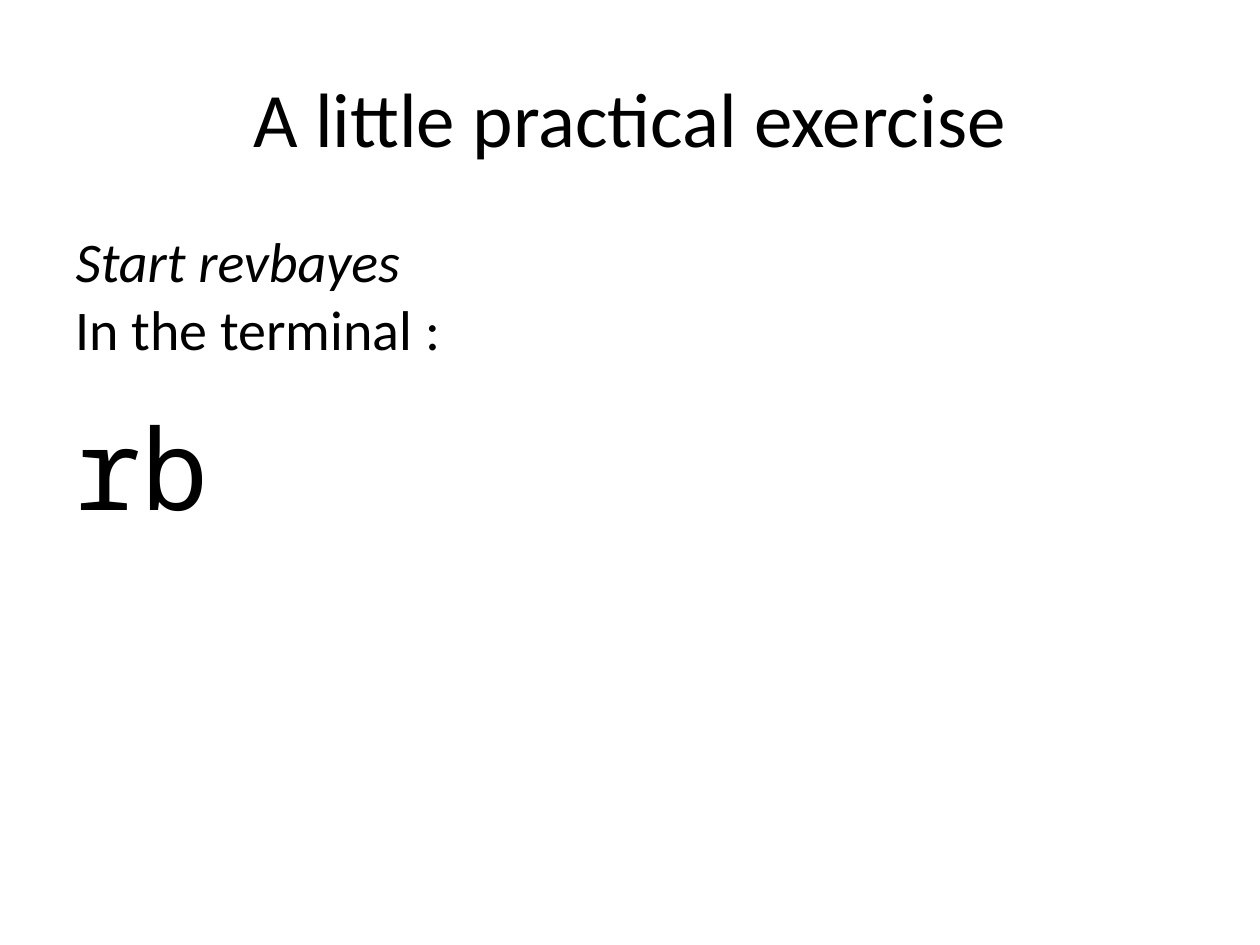
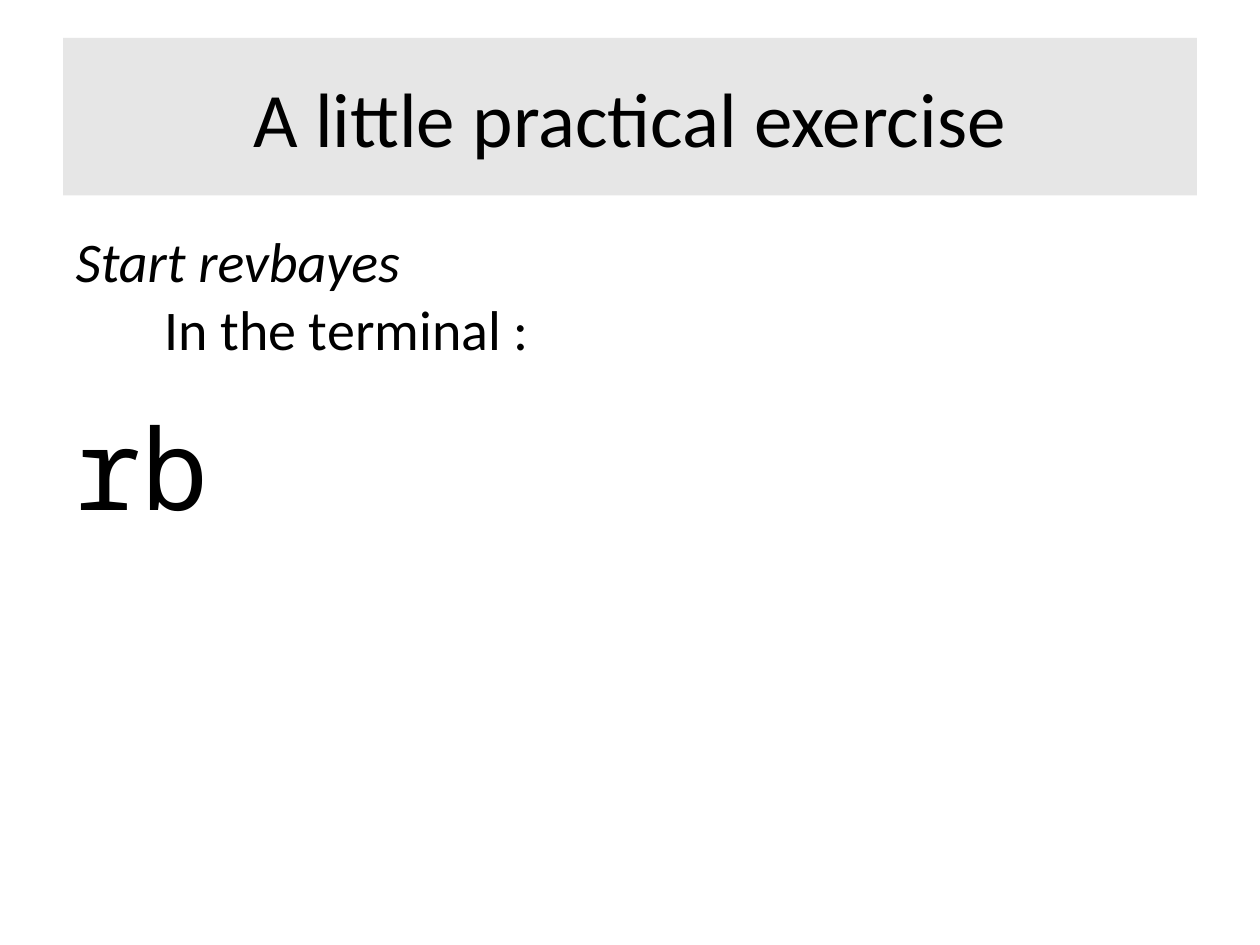
Before and after one commit to Boussau/boussau.github.io, a slide deck: slide 20 of COME_courses/Cambridge_2022/6_Bayesian_inference/RevBayesIntro.pptx. Drawn at 1260x945 pixels with LibreOffice and Linux fonts; fonts in the diff are those of the drawing. Boxes give left, top, right and bottom in pixels: in the first picture for what was removed or moved away, otherwise in the second. Text is boxed around its words. In the diff, an @@ line names an element or a change of style, - is before the commit and + after.

```diff
--- a/COME_courses/Cambridge_2022/6_Bayesian_inference/RevBayesIntro.pptx
+++ b/COME_courses/Cambridge_2022/6_Bayesian_inference/RevBayesIntro.pptx
@@ title "A little practical exercise": place and size @@
-title "A little practical exercise" at <box>253,93,1005,160</box>
+title "A little practical exercise" at <box>63,38,1197,195</box>
@@ title "A little practical exercise" at <box>63,38,1197,195</box>: fill none to #E6E6E6 @@
@@ text "Start revbayes" rewrapped from <box>76,243,412,351</box> to <box>76,243,501,351</box> @@
```
Also in this commit, not shown: 45 other slides changed, 3 slides added, 1 other file.
